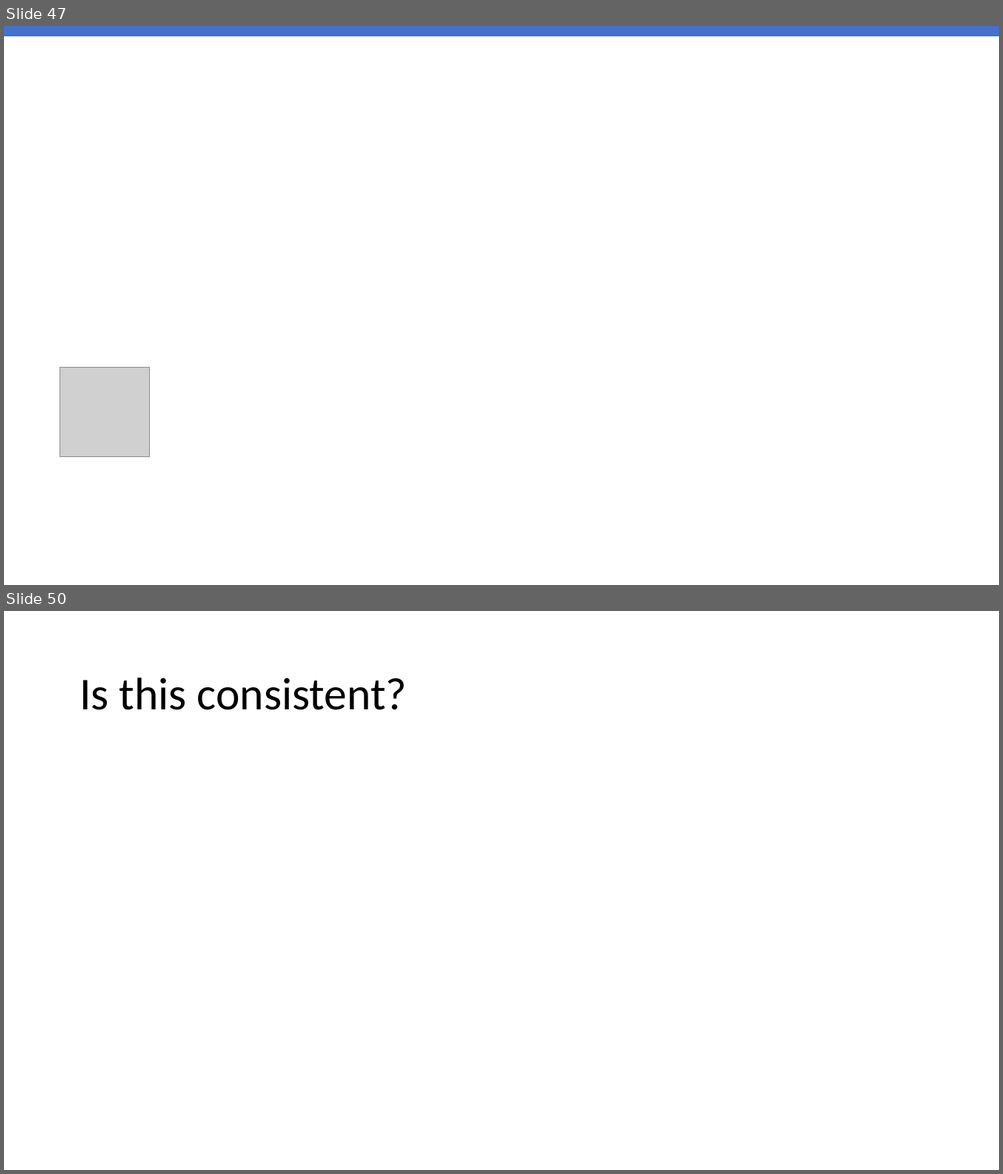
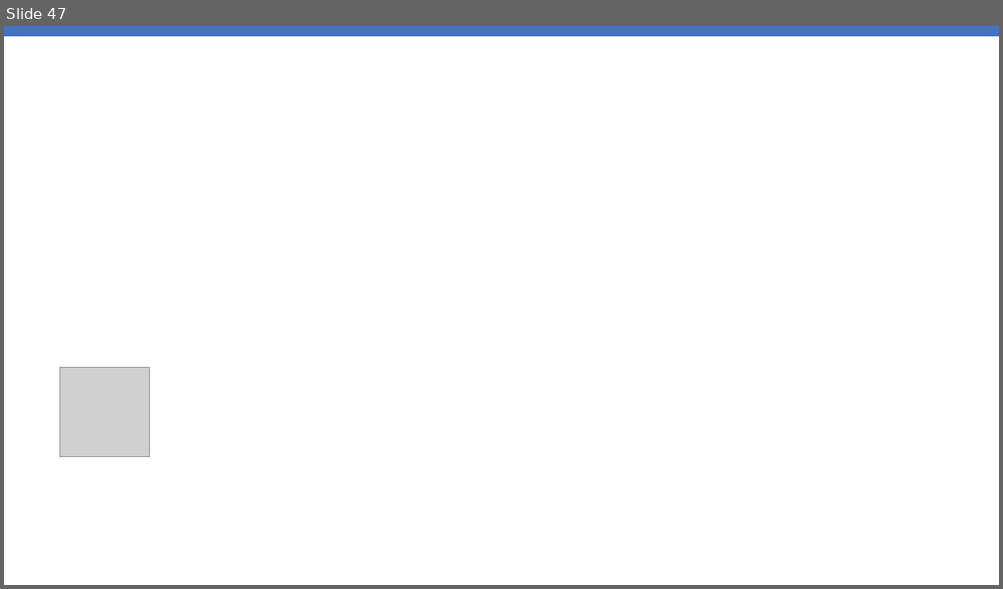
Before and after one commit to stanford-msande228/winter25, a slide deck: assets/presentations/MSANDE228_Lecture3_Inference_in_Linear_Models.pptx. Shown one above the other, each under a label of ours: slides 47 and 50 before the commit, slide 47 after it; the slides between them are not shown. The pictures are 1003x1174 and 1003x589 pixels, drawn with LibreOffice and Linux fonts; fonts in the diff are those of the drawing; grey boxes stand for pictures. Boxes give left, top, right and bottom in pixels: in the first picture for what was removed or moved away, otherwise in the second. Text is boxed around its words. In the diff, an @@ line names an element or a change of style, - is before the commit and + after.

```diff
--- a/assets/presentations/MSANDE228_Lecture3_Inference_in_Linear_Models.pptx
+++ b/assets/presentations/MSANDE228_Lecture3_Inference_in_Linear_Models.pptx
@@ slide 50 removed at (x1=4, y1=611, x2=999, y2=1170), background #FFFFFF @@
@@ title removed at (x1=79, y1=678, x2=407, y2=710) @@
-Is this consistent?
```
Also in this commit, not shown: 5 other slides removed, 2 other files.
